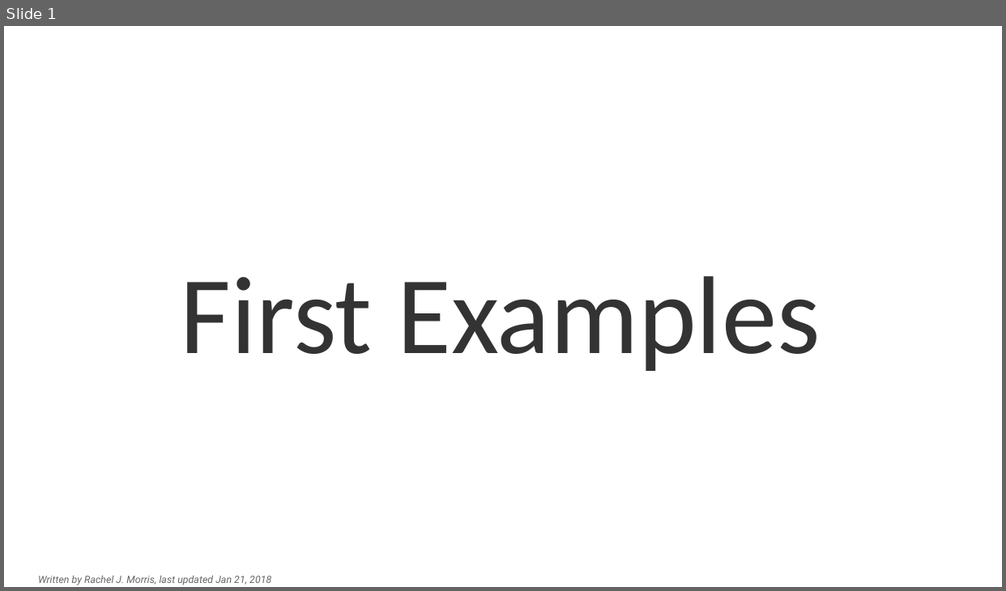
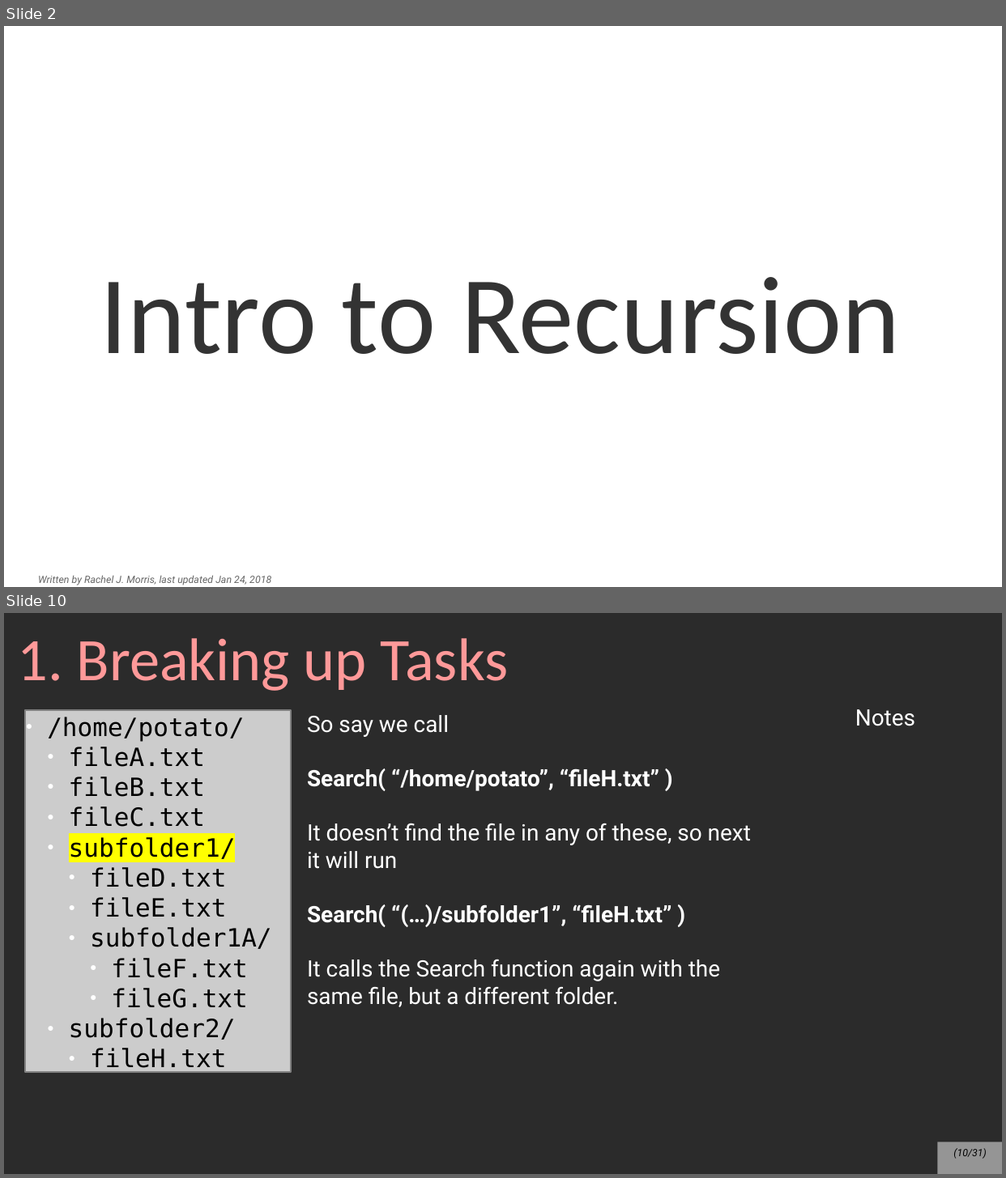
Before and after one commit to mariamhabib/CS250-Data-Structures, a slide deck: Lectures/Slides/Recursion.odp. Shown one above the other, each under a label of ours: slide 1 before the commit, slides 2 and 10 after it; the slides between them are not shown. The pictures are 1006x591 and 1006x1178 pixels, drawn with LibreOffice and Linux fonts; fonts in the diff are those of the drawing; background and template pictures are left out; a plain dark background stands for a picture behind light text. Boxes give left, top, right and bottom in pixels: in the first picture for what was removed or moved away, otherwise in the second. Text is boxed around its words. In the diff, an @@ line names an element or a change of style, - is before the commit and + after.

Commit message:
Recursion lecture

```diff
--- a/Lectures/Slides/Recursion.odp
+++ b/Lectures/Slides/Recursion.odp
@@ slide 10 added at (4, 613, 1002, 1174), background picture (left out) @@
@@ title added at (18, 638, 509, 691), 48 pt, text #FF9999 @@
+1. Breaking up Tasks
@@ text added at (855, 709, 915, 726), 18 pt, text #FFFFFF @@
+Notes
@@ rectangle added at (25, 710, 291, 1072), fill #CCCCCC, outline #808080 1.45 pt, 20 pt, text #000000 @@
+● /home/potato/
+  ● fileA.txt
+  ● fileB.txt
+  ● fileC.txt
+  ● subfolder1/
+    ● fileD.txt
+    ● fileE.txt
+    ● subfolder1A/
+      ● fileF.txt
+      ● fileG.txt
+  ● subfolder2/
+    ● fileH.txt
@@ text added at (307, 715, 751, 1007), 18 pt, text #FFFFFF @@
+So say we call
+Search( “/home/potato”, “fileH.txt” )
+It doesn’t find the file in any of these, so next it will run
+Search( “(…)/subfolder1”, “fileH.txt” )
+It calls the Search function again with the same file, but a different folder.
@@ page number added at (938, 1143, 1002, 1174), fill #FFFFFF at 50% opacity, 8 pt, text #000000, italic @@
+(10/31)
@@ what was slide 1 is now slide 2 @@
@@ slide 2 changed as well @@
@@ title at (100, 277, 900, 354): text changed @@
-First Examples
+Intro to Recursion
@@ text at (38, 575, 271, 586): text changed @@
-Written by Rachel J. Morris, last updated Jan 21, 2018
+Written by Rachel J. Morris, last updated Jan 24, 2018
```
Also in this commit, not shown: 29 other slides added, 5 slides removed, 1 other file.
